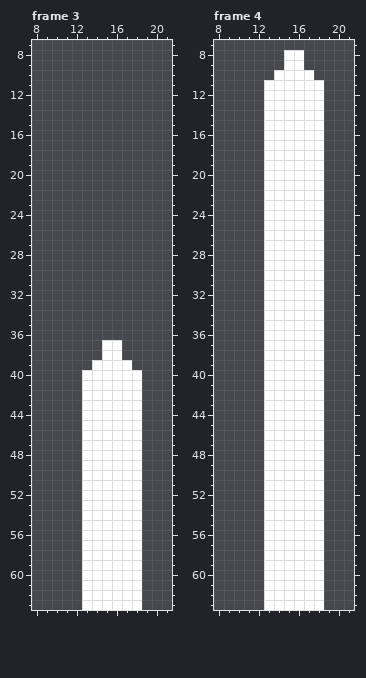
Edited in one commit: pixel-art file (Characters/States/Abilities/Damaging/IceSpikes/IceSpike.aseprite). Above, as it was before the edit.
32x64 pixels, 4 frames. Shown: frame 3: x 8..21, y 7..63; frame 4: x 8..21, y 7..63. The commit also changed other frames, which this record leaves out.
The same view after the edit:
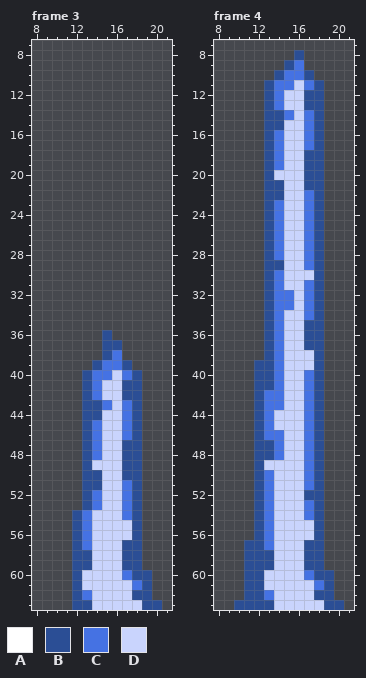
Palette (. is transparent): A #ffffff  B #2b4e95  C #4572e3  D #c9d4fd
Message: added some cool light effects to ice spikes/ice slide
Changes in this commit:
Changed rows in their new state; - is an unchanged pixel.
Frame 3:
first column x 12:
36 ---B-----
37 ---BB----
38 ---BC----
39 --BCCB---
40 -BCCDCB--
41 -BCDDBB--
42 -BCDDBB--
43 -BBCDCB--
44 -BBDDCB--
45 -BCDDCB--
46 -BCDDCB--
47 -BCDDBB--
48 -BCDDBB--
49 -BDDDBB--
50 -BBDDBB--
51 -BBDDCB--
52 -BCDDCB--
53 -BCDDCB--
54 BCDDDCB--
55 BCDDDDB--
56 BCDDDDB--
57 BCDDDBB--
58 BBDDDBB--
59 BBDDDBB--
60 BDDDDCBB-
61 BDDDDDCB-
62 BCDDDDBB-
63 BBDDDDDBB
Frame 4:
first column x 10:
 8 -----.B----
 9 -----BC----
10 ----BCCB---
11 ---BCCDCB--
12 ---BCDDBB--
13 ---BCDDBB--
14 ---BBCDCB--
15 ---BBDDCB--
16 ---BCDDCB--
17 ---BCDDCB--
18 ---BCDDBB--
19 ---BCDDBB--
20 ---BDDDBB--
21 ---BBDDBB--
22 ---BBDDCB--
23 ---BCDDCB--
24 ---BCDDCB--
25 ---BCDDCB--
26 ---BCDDCB--
27 ---BCDDCB--
28 ---BCDDCB--
29 ---BBDDCB--
30 ---BCDDDB--
31 ---BCDDCB--
32 ---BCCDCB--
33 ---BCCDCB--
34 ---BCDDCB--
35 ---BCDDBB--
36 ---BCDDBB--
37 ---BCDDBB--
38 ---BCDDDB--
39 --BBCDDDB--
40 --BBCDDCB--
41 --BBCDDCB--
42 --BCCDDCB--
43 --BCCDDCB--
44 --BCDDDCB--
45 --BCDDDCB--
46 --BCCDDCB--
47 --BBCDDCB--
48 --BBCDDCB--
49 --BDDDDCB--
50 --BCDDDCB--
51 --BCDDDCB--
52 --BCDDDBB--
53 --BCDDDCB--
54 --BCDDDCB--
55 --BCDDDDB--
56 --BCDDDDB--
57 -BBCDDDBB--
58 -BBBDDDBB--
59 -BBBDDDBB--
60 -BBDDDDCBB-
61 -BBDDDDDCB-
62 -BBCDDDDBB-
63 BBBBDDDDDBB
Changed places in both pictures, as pixel boxes (x1, y1, x2, y2):
changed: (72, 330, 162, 610)
changed: (234, 50, 344, 610)
